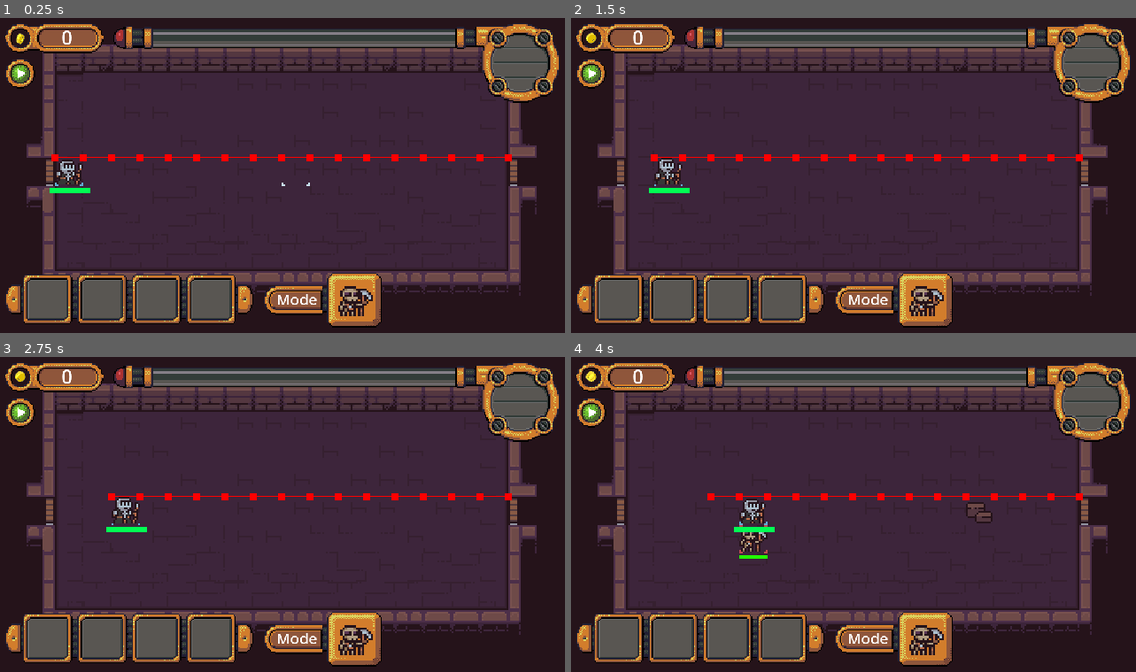
Above: before the commit, frames 1-4 (two rows, left to right).
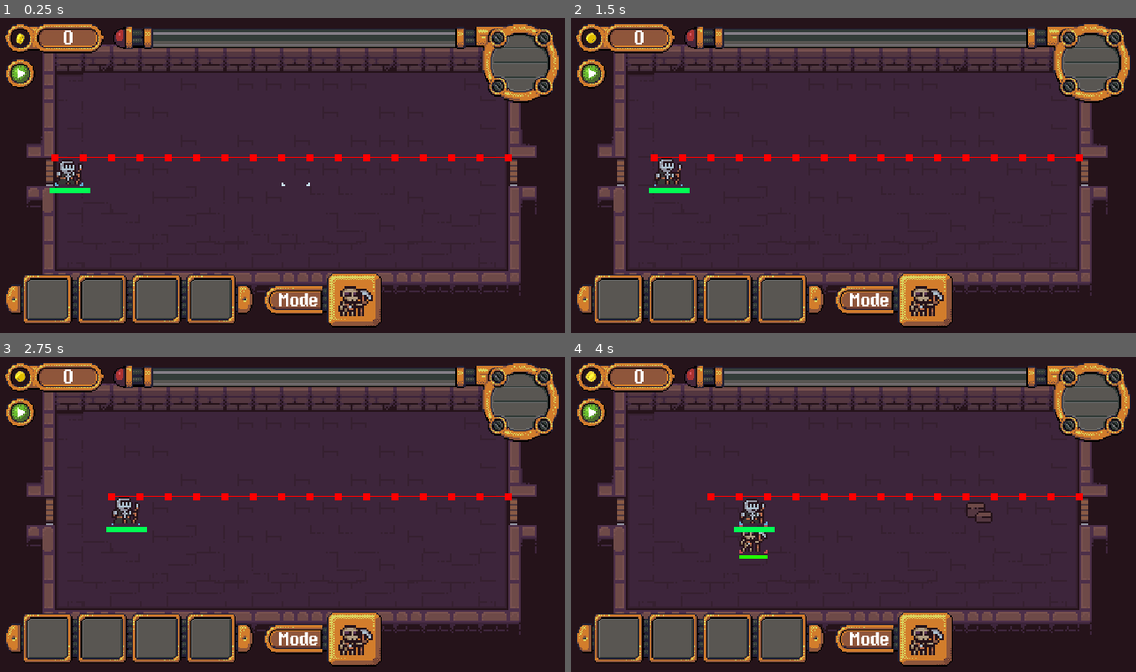
Above: after the commit, the same moments.

Repository: ThermobladeStudios/GMTK-Game-Jam-2023
Game: Godot game, scene res://main.tscn
Two runs of this game, one before a commit and one after it. Both use one fixed random seed, a clock stepped at 60 frames per second and the inputs below.
Inputs (mouse positions are in pixels of both pictures, inside the frame that each line leads up to):
- Up to frame 1 (0.25 s): no input
- Up to frame 2 (1.5 s): click (593, 74) at 0.5 s; click (593, 74) at 1.25 s
- Up to frame 3 (2.75 s): click (22, 413) at 2 s
- Up to frame 4 (4 s): move the mouse to (977, 498) at 2.77 s; tap L (Swap) at 2.85, 3.6 s; click (977, 498) at 2.92 s; move the mouse to (740, 530) at 3.52 s; click (740, 530) at 3.67 s

The runs differ from the first frame. In frame 1, 0.2% of the frame differs, in the area x 10-57%, y 3-92%; in frame 2, 0.2%; in frame 3, 0.2%; in frame 4, 0.2%.

Commit message:
font change

Diff:
--- a/Player/Player_UI.tscn
+++ b/Player/Player_UI.tscn
@@ -1,9 +1,10 @@
-[gd_scene load_steps=22 format=3 uid="uid://dxhdlcuv0cfcl"]
+[gd_scene load_steps=24 format=3 uid="uid://dxhdlcuv0cfcl"]
 
 [ext_resource type="Script" path="res://Player/interface.gd" id="1_3yqbv"]
 [ext_resource type="Texture2D" uid="uid://b2bj6nwj7qtwv" path="res://Player/coin_gold.png" id="2_7lm6j"]
 [ext_resource type="Texture2D" uid="uid://bw0vsnf1pe2at" path="res://Player/counter.png" id="3_716ni"]
 [ext_resource type="PackedScene" uid="uid://fblrrtclo4fj" path="res://Player/next_turn.tscn" id="3_un3st"]
+[ext_resource type="FontFile" uid="uid://bdrnqn667xjif" path="res://Player/EightBitDragon.ttf" id="4_b657h"]
 [ext_resource type="Texture2D" uid="uid://i1hm8tpckt21" path="res://Player/HeroBarPortrait.png" id="6_xugri"]
 [ext_resource type="Texture2D" uid="uid://cawyjhwg76s2x" path="res://Player/Bar.png" id="7_rv6pt"]
 [ext_resource type="Texture2D" uid="uid://b2scx6o8tmwra" path="res://Player/Health.png" id="8_sig73"]
@@ -12,6 +13,10 @@
 [ext_resource type="Texture2D" uid="uid://bxnu4wpxanj0w" path="res://Player/SkeletonIcon.png" id="10_uf8c7"]
 [ext_resource type="Texture2D" uid="uid://dyggcre5xgesu" path="res://Player/ObstacleIcon.png" id="11_07xh0"]
 
+[sub_resource type="LabelSettings" id="LabelSettings_caxc7"]
+font = ExtResource("4_b657h")
+font_size = 12
+
 [sub_resource type="AtlasTexture" id="AtlasTexture_hxpf4"]
 atlas = ExtResource("2_7lm6j")
 region = Rect2(0, 0, 32, 32)
@@ -77,7 +82,8 @@
 }]
 
 [sub_resource type="LabelSettings" id="LabelSettings_grhpr"]
-font_size = 12
+font = ExtResource("4_b657h")
+font_size = 11
 
 [node name="Interface" type="Control"]
 custom_minimum_size = Vector2(200, 0)
@@ -109,11 +115,14 @@
 
 [node name="Label" type="Label" parent="CoinCounter"]
 layout_mode = 0
-offset_left = 26.25
-offset_right = 75.25
-offset_bottom = 26.0
+offset_left = 24.2857
+offset_top = 1.42857
+offset_right = 79.2857
+offset_bottom = 24.4286
 text = "999"
+label_settings = SubResource("LabelSettings_caxc7")
 horizontal_alignment = 1
+vertical_alignment = 1
 
 [node name="Coin" type="AnimatedSprite2D" parent="CoinCounter"]
 position = Vector2(12, 15)
@@ -162,14 +171,15 @@
 
 [node name="Label" type="Label" parent="Mode"]
 layout_mode = 0
-offset_left = 5.0
-offset_top = 13.0
-offset_right = 49.0
-offset_bottom = 33.0
+offset_left = 5.71429
+offset_top = 15.7143
+offset_right = 49.7143
+offset_bottom = 30.7143
 text = "Mode
 "
 label_settings = SubResource("LabelSettings_grhpr")
 horizontal_alignment = 1
+vertical_alignment = 1
 
 [node name="Minion" type="TextureRect" parent="Mode"]
 layout_mode = 0
Binary file added: Player/EightBitDragon.ttf
Not shown, added: Player/EightBitDragon.ttf.import
